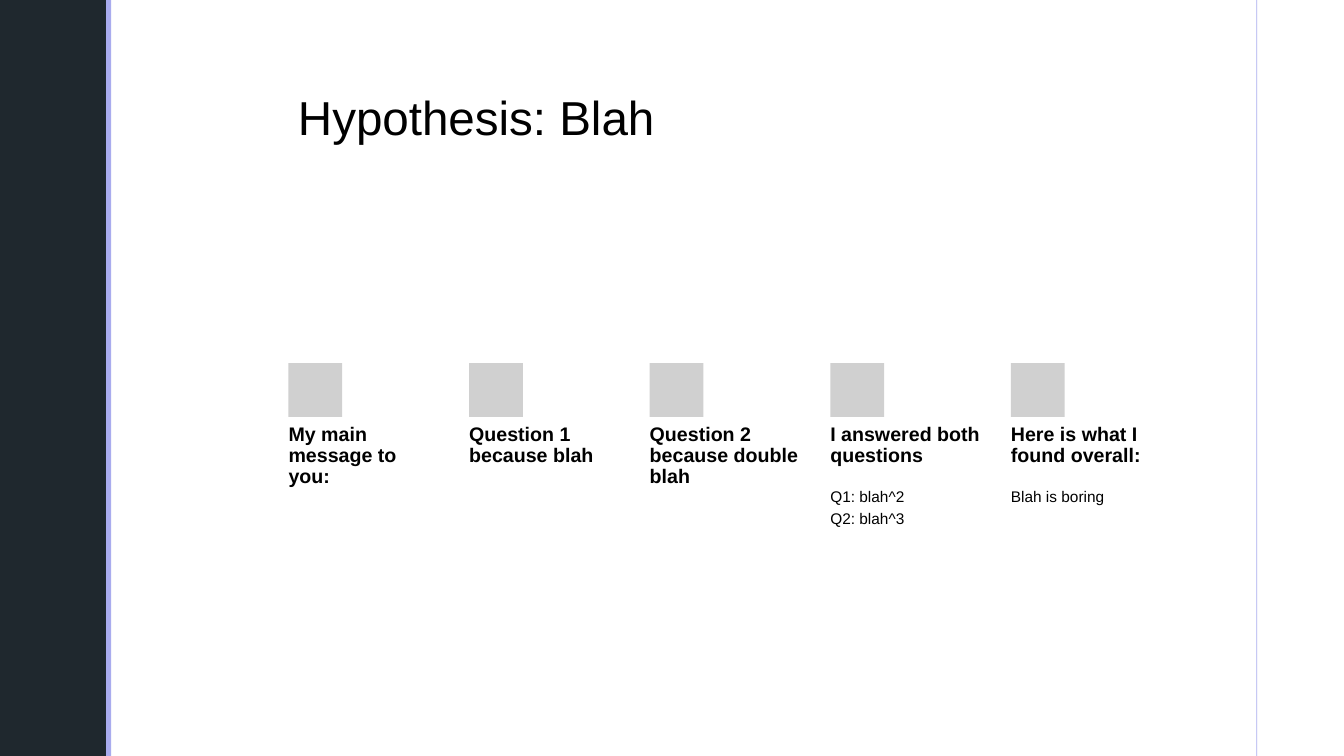
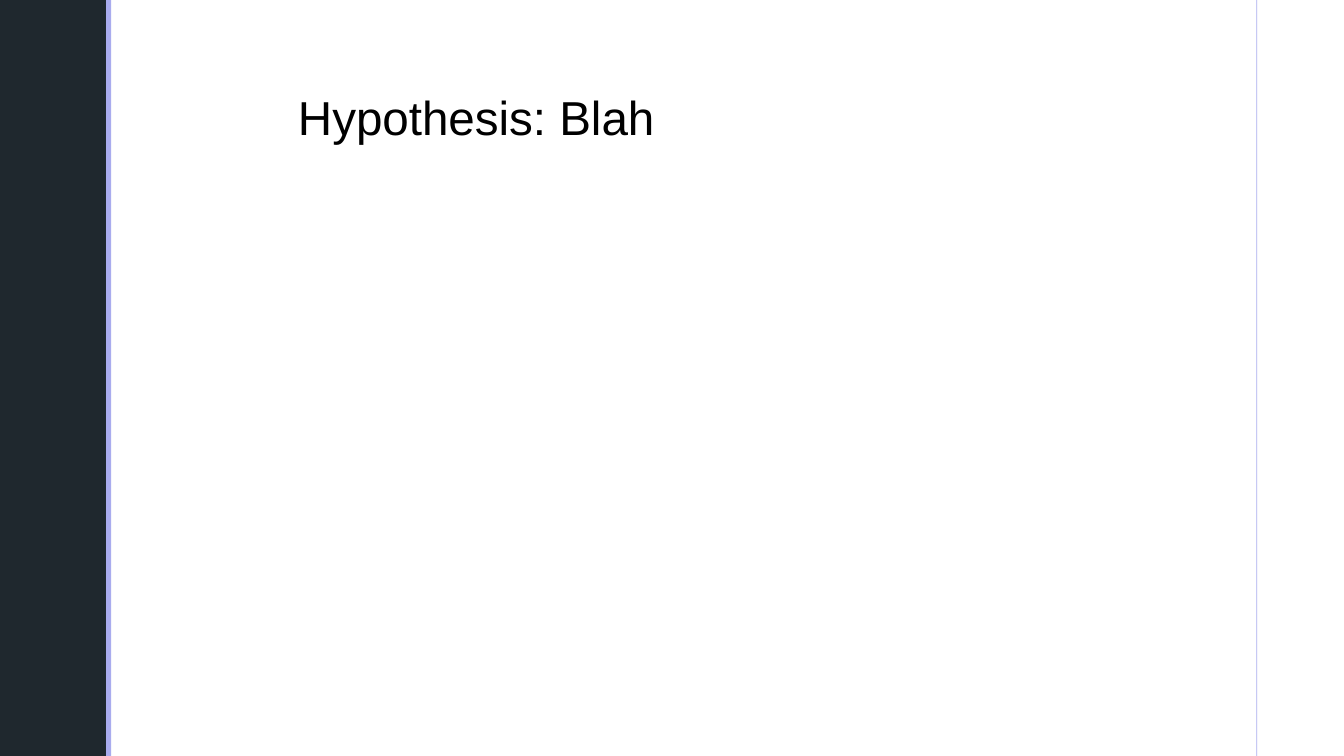
Before and after one commit to inkosi-codes/Covid-19-and-Low-Income-Communities, a slide deck: slide 3 of docs/Presentation/Power-Point.pptx. Drawn at 1344x756 pixels with LibreOffice and Linux fonts; fonts in the diff are those of the drawing; grey boxes stand for pictures; background and template pictures are left out. Boxes give left, top, right and bottom in pixels: in the first picture for what was removed or moved away, otherwise in the second. Text is boxed around its words. In the diff, an @@ line names an element or a change of style, - is before the commit and + after.

Commit message:
Updated powerpoint and delete proposal in main area

```diff
--- a/docs/Presentation/Power-Point.pptx
+++ b/docs/Presentation/Power-Point.pptx
@@ group removed at box(288, 363, 1141, 527): 7 texts, 5 pictures @@
-My main message to you:
-Question 1 because blah
-Question 2 because double blah
-I answered both questions
-Q1: blah^2
-Q2: blah^3
-Here is what I found overall:
-Blah is boring
```
Also in this commit, not shown: 2 other slides changed, 3 slides added, 3 slides removed, 3 other files.
